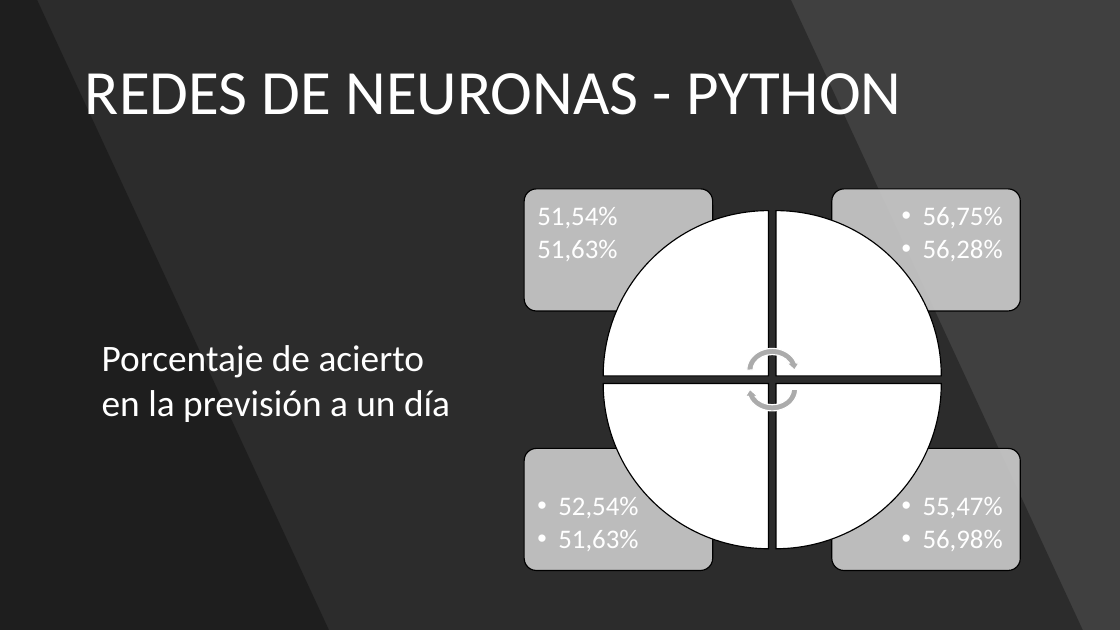
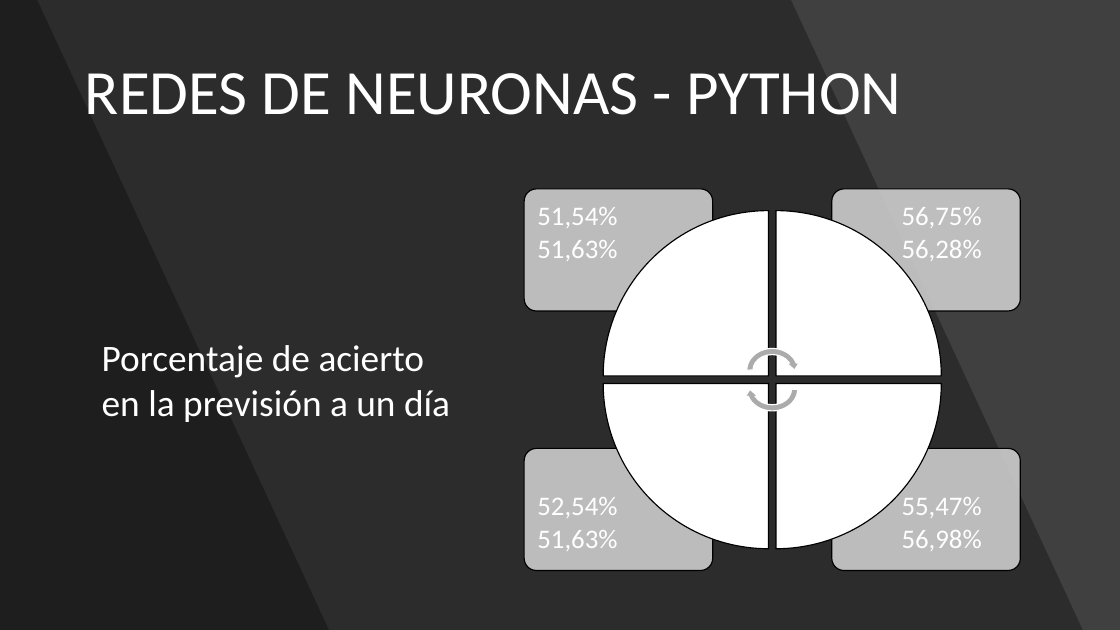
Before and after one commit to adrigrillo/IBEXPredictor, a slide deck: slide 19 of docs/PresentacionFinal.pptx. Drawn at 1120x630 pixels with LibreOffice and Linux fonts; fonts in the diff are those of the drawing. Boxes give left, top, right and bottom in pixels: in the first picture for what was removed or moved away, otherwise in the second. Text is boxed around its words. In the diff, an @@ line names an element or a change of style, - is before the commit and + after.

```diff
--- a/docs/PresentacionFinal.pptx
+++ b/docs/PresentacionFinal.pptx
@@ bullet • to none in 3 elements at (902, 497, 982, 551), (537, 497, 617, 551), (902, 207, 982, 261) @@
```
Also in this commit, not shown: 2 other slides changed.
